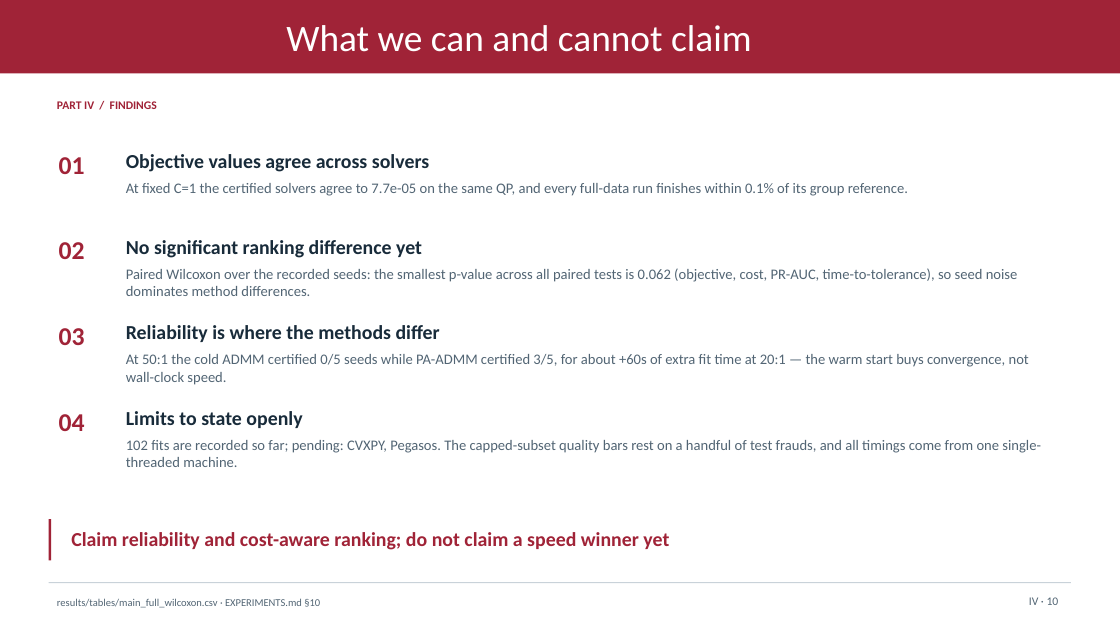
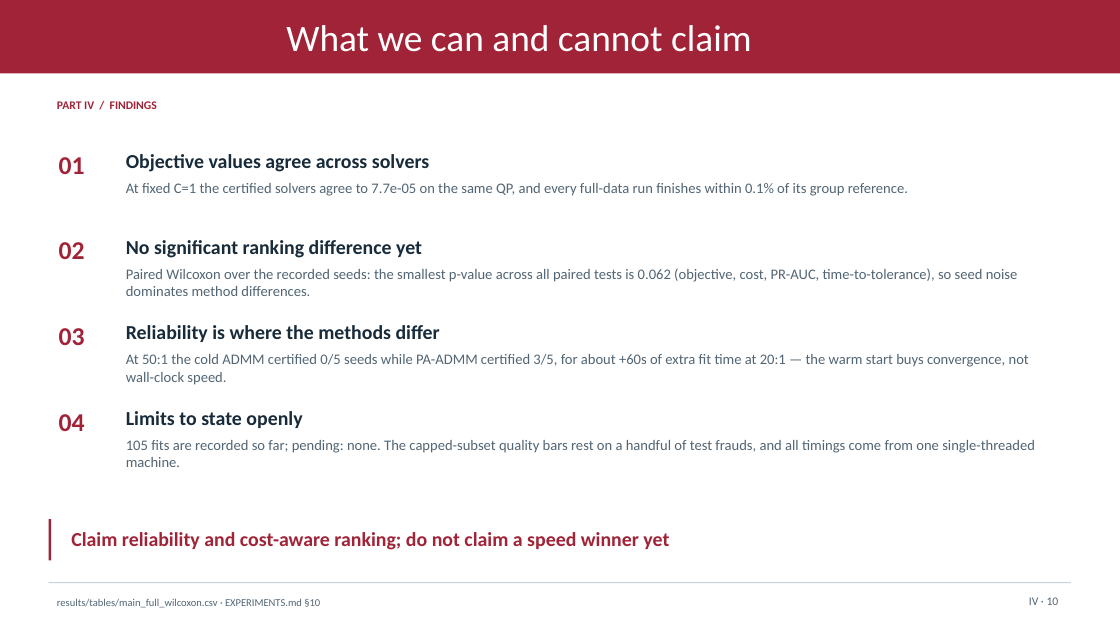
Before and after one commit to xiaoxiaoxiaotao/PolyU-COMP6704-Group4, a slide deck: slide 29 of slides/COMP6704_Group4_PART_IV.pptx. Drawn at 1120x630 pixels with LibreOffice and Linux fonts; fonts in the diff are those of the drawing; background and template pictures are left out. Boxes give left, top, right and bottom in pixels: in the first picture for what was removed or moved away, otherwise in the second. Text is boxed around its words. In the diff, an @@ line names an element or a change of style, - is before the commit and + after.

```diff
--- a/slides/COMP6704_Group4_PART_IV.pptx
+++ b/slides/COMP6704_Group4_PART_IV.pptx
@@ text at (126, 440, 1035, 467): text changed @@
-102 fits are recorded so far; pending: CVXPY, Pegasos. The capped-subset quality bars rest on a handful of test frauds, and all timings come from one single-threaded machine.
+105 fits are recorded so far; pending: none. The capped-subset quality bars rest on a handful of test frauds, and all timings come from one single-threaded machine.
```
Also in this commit, not shown: 3 other slides changed, 45 other files.
